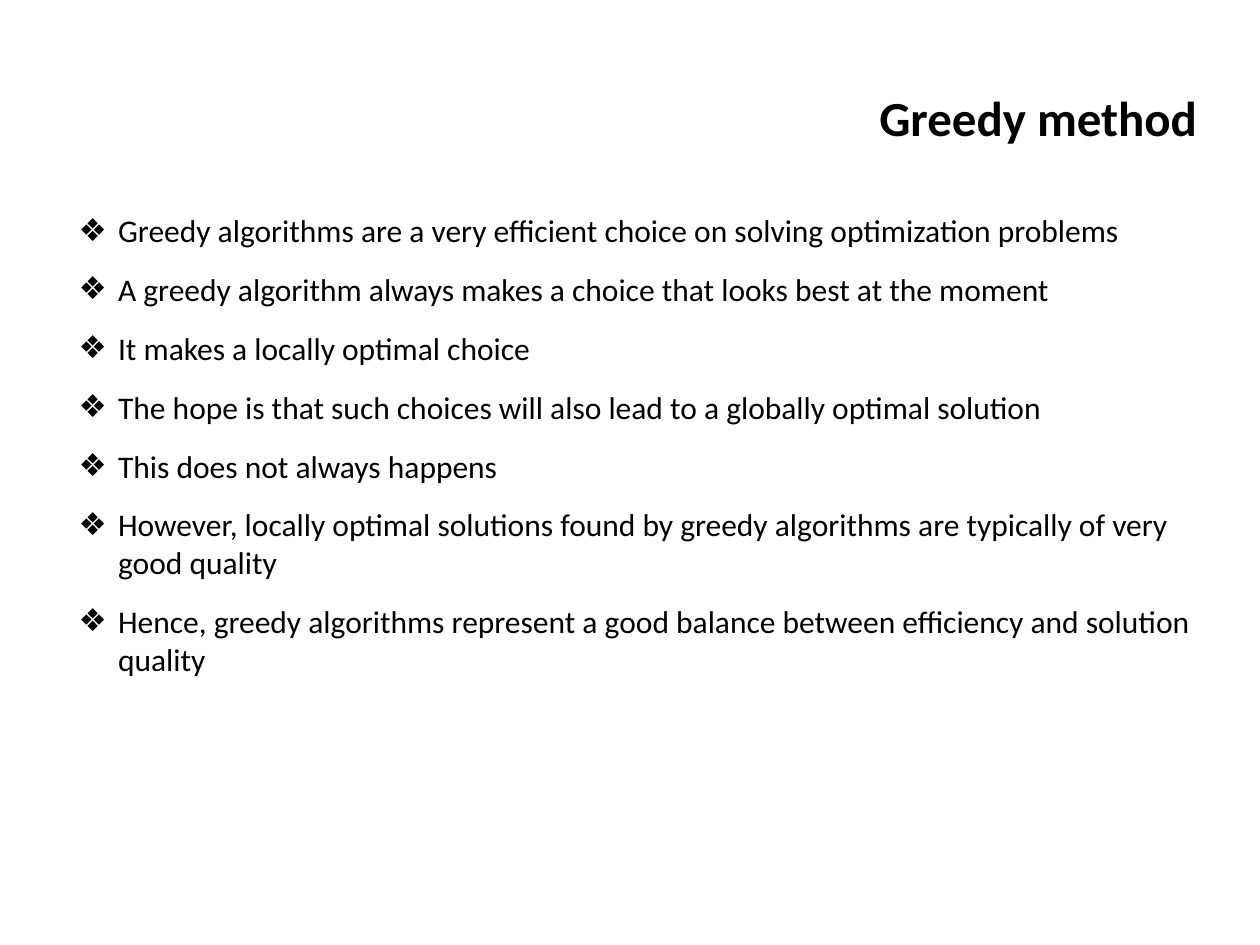
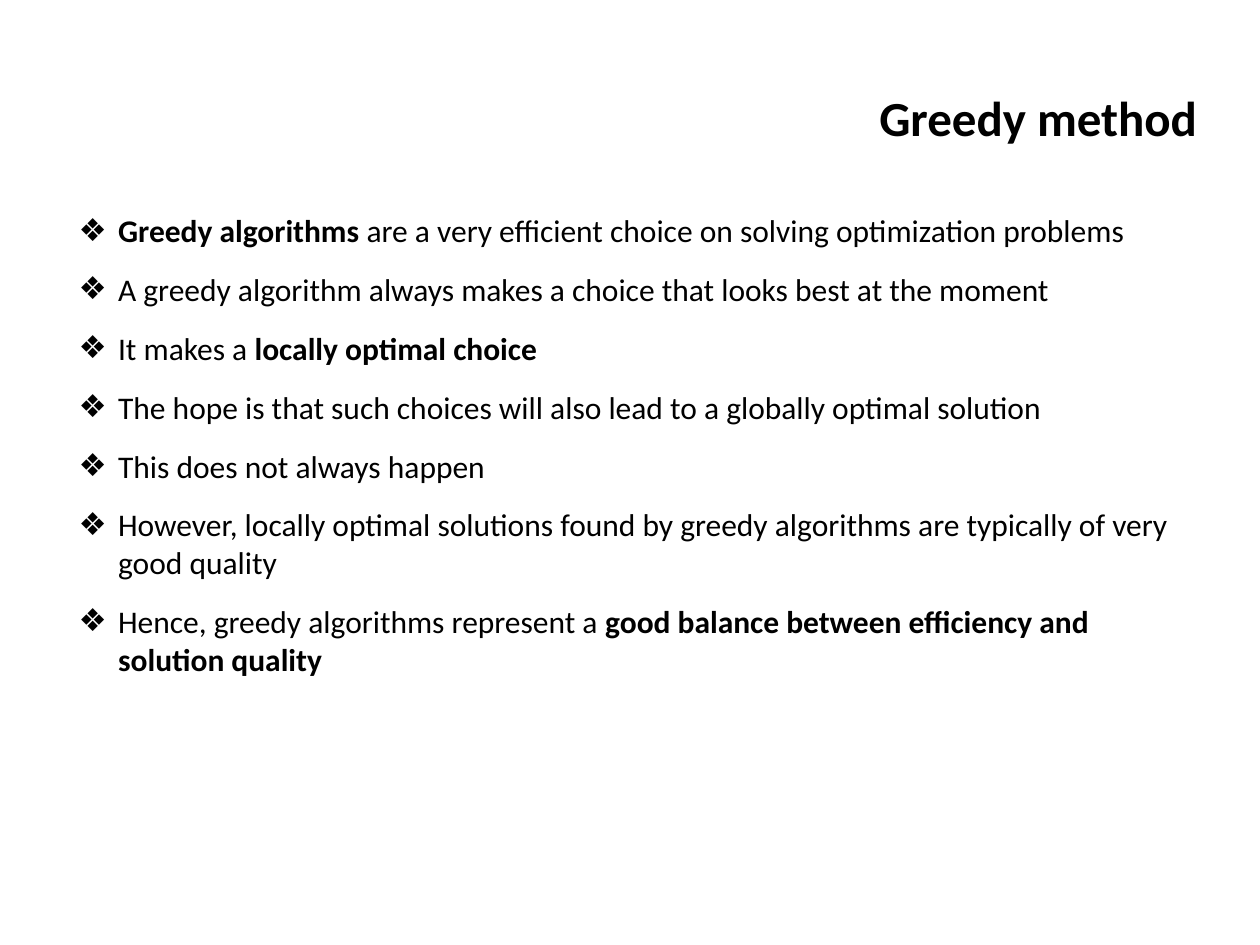
Before and after one commit to ifromm/dsa, a slide deck: slide 11 of slides/unit_7_greedy.pptx. Drawn at 1260x945 pixels with LibreOffice and Linux fonts; fonts in the diff are those of the drawing; background and template pictures are left out. Boxes give left, top, right and bottom in pixels: in the first picture for what was removed or moved away, otherwise in the second. Text is boxed around its words. In the diff, an @@ line names an element or a change of style, - is before the commit and + after.

```diff
--- a/slides/unit_7_greedy.pptx
+++ b/slides/unit_7_greedy.pptx
@@ text at bbox=[118, 220, 1123, 676]: bold on in "Greedy algorithms", "locally optimal choice", "good balance between efficiency and solution quality" @@
@@ text at bbox=[118, 456, 485, 483]: text changed @@
-❖ This does not always happens
+❖ This does not always happen
```
Also in this commit, not shown: 3 other slides changed, 1 other file.
